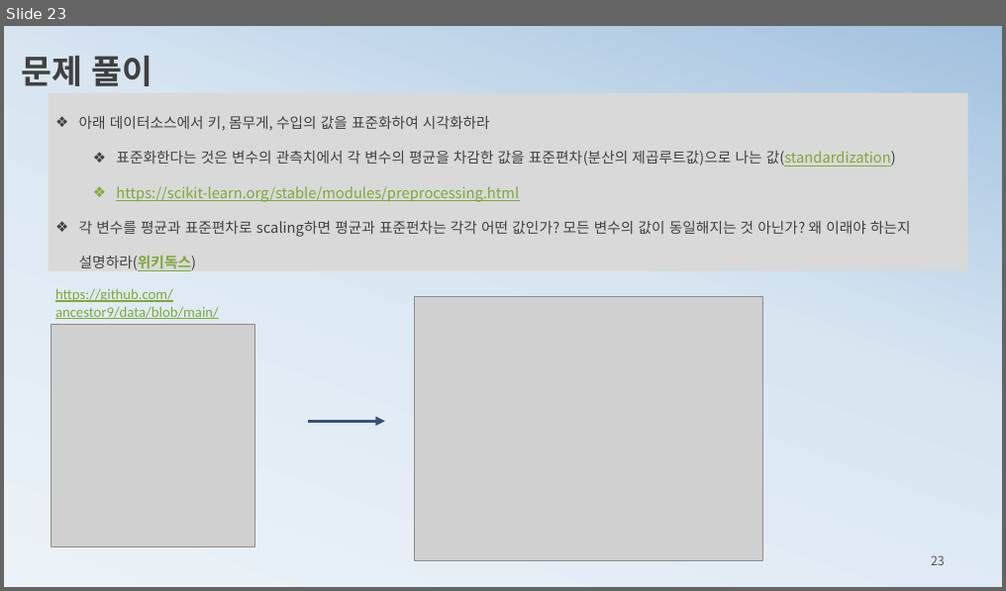
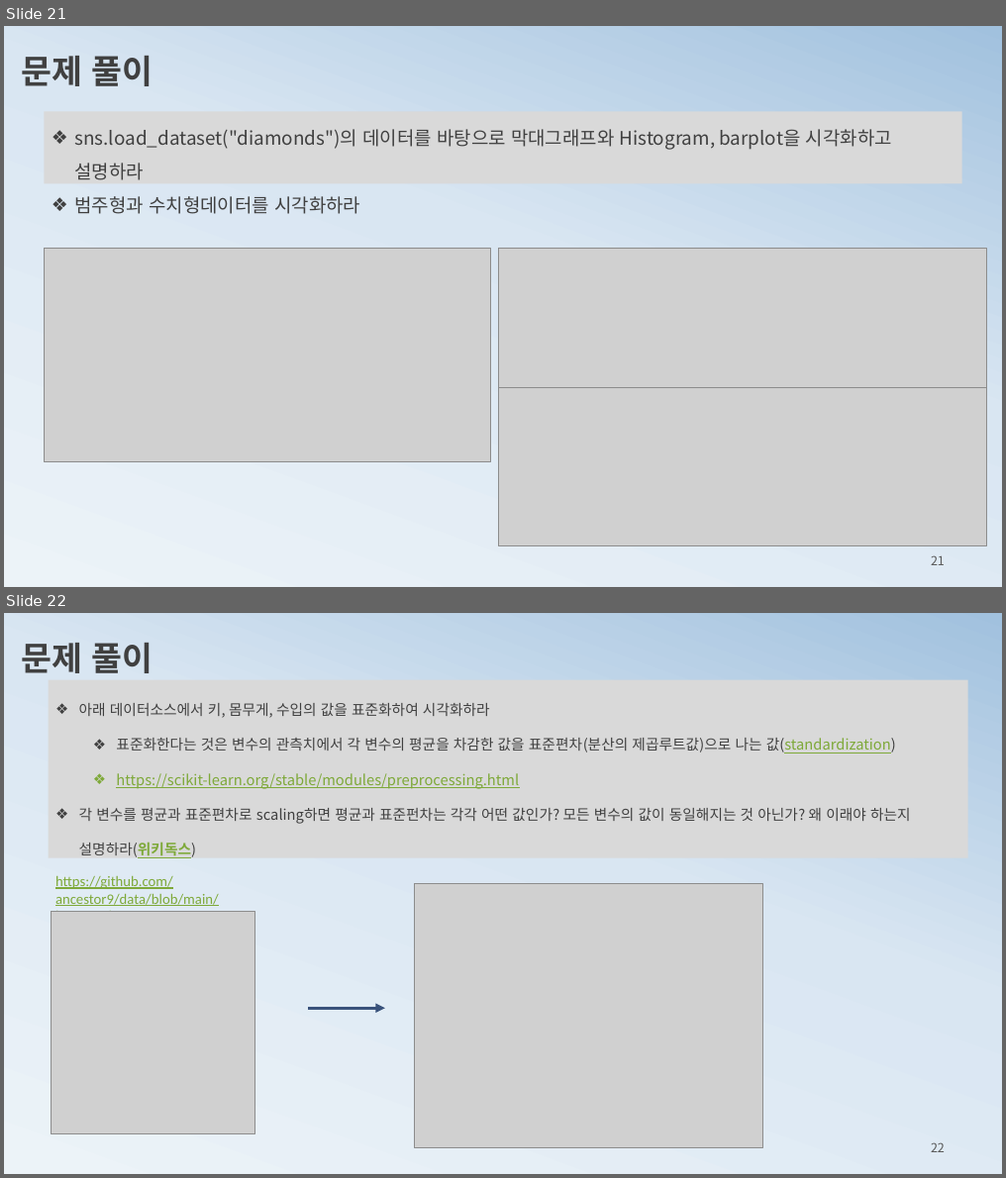
Before and after one commit to ancestor9/mathematics-for-machine-learning, a slide deck: 1_statistics for machine learning.pptx. Shown one above the other, each under a label of ours: slide 23 before the commit, slides 21 and 22 after it. The pictures are 1006x591 and 1006x1178 pixels, drawn with LibreOffice and Linux fonts; fonts in the diff are those of the drawing; grey boxes stand for pictures. Boxes give left, top, right and bottom in pixels: in the first picture for what was removed or moved away, otherwise in the second. Text is boxed around its words. In the diff, an @@ line names an element or a change of style, - is before the commit and + after.

```diff
--- a/1_statistics for machine learning.pptx
+++ b/1_statistics for machine learning.pptx
@@ slide 21 added at (x1=4, y1=26, x2=1002, y2=587), background gradient #ECF3F8 to #D9E6F2 to #A1C1DE @@
@@ text added at (x1=21, y1=56, x2=152, y2=86), 32 pt, text #404040, bold @@
+문제 풀이
@@ rectangle added at (x1=44, y1=111, x2=961, y2=184), fill #D9D9D9, 18 pt, text #404040 @@
+❖ sns.load_dataset("diamonds")의 데이터를 바탕으로 막대그래프와 Histogram, barplot을 시각화하고 설명하라
+❖ 범주형과 수치형데이터를 시각화하라
@@ picture added at (x1=44, y1=248, x2=491, y2=462) @@
@@ picture added at (x1=498, y1=248, x2=986, y2=406) @@
@@ picture added at (x1=498, y1=388, x2=986, y2=547) @@
@@ page number added at (x1=931, y1=556, x2=944, y2=566), 12 pt, text #595959 @@
+21
@@ what was slide 23 is now slide 22 @@
@@ page number at (x1=931, y1=1143, x2=944, y2=1153): text changed @@
-23
+22
```
Also in this commit, not shown: 2 slides changed, 3 other slides added, 2 slides removed, 1 other file.
